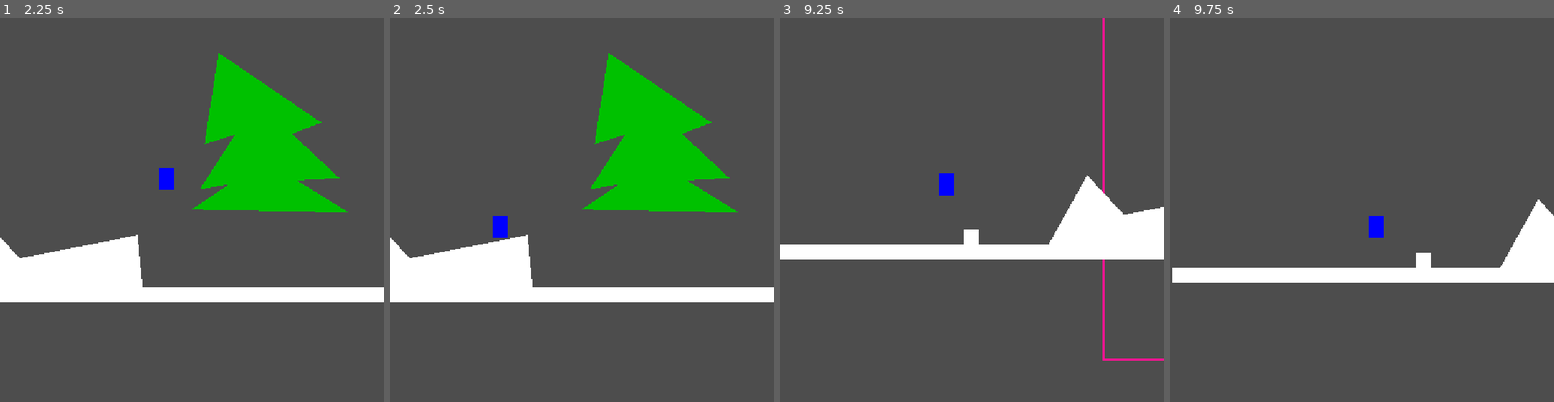
Above: before the commit, frames 1-4 (left to right).
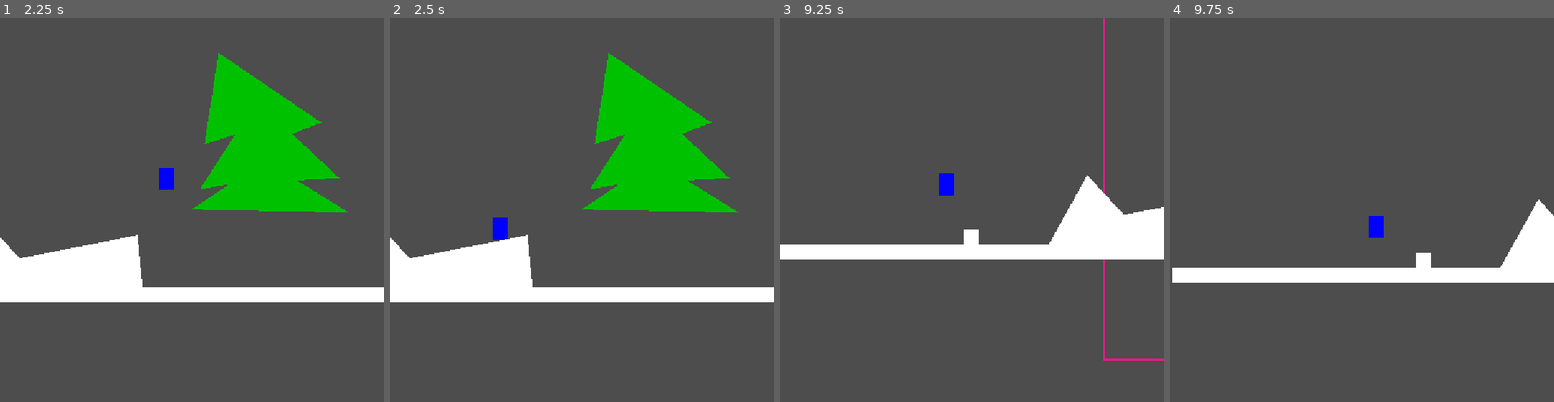
Above: after the commit, the same moments.

Repository: xorblo-doitus/OOB
Game: Godot game, scene res://src/gameplay/world/world.tscn
Two runs of this game, one before a commit and one after it. Both use one fixed random seed, a clock stepped at 60 frames per second and the inputs below.
Inputs:
- Up to frame 1 (2.25 s): hold D (right) 0.53-2.03 s; tap Space (jump) at 0.77, 1.52 s; tap Enter at 2 s; hold Left (left) from 2.03 s (still down)
- Up to frame 2 (2.5 s): keep holding Left (left)
- Up to frame 3 (9.25 s): tap Space (jump) at 3.02, 3.77, 4.52, 6.02, 6.77, 7.52, 9.02 s; release Left (left) at 4.28 s; hold D (right) 4.28-8.03 s; hold Left (left) from 8.03 s (still down)
- Up to frame 4 (9.75 s): release Left (left) at 9.53 s; hold D (right) from 9.53 s (still down)

Frame 1 is identical in both runs. In frame 2, less than 0.1% of the frame differs, in the area x 26-31%, y 51-58%; in frame 3, 0.1%, in the area x 70-100%, y 0-90%; in frame 4, less than 0.1%.

Commit message:
Changed floor snappping to prevent hovering when going down a steep slope

Diff:
--- a/src/gameplay/entities/player.tscn
+++ b/src/gameplay/entities/player.tscn
@@ -5,6 +5,7 @@
 [sub_resource type="CapsuleShape2D" id="CapsuleShape2D_vhmwp"]
 
 [node name="Player" type="CharacterBody2D"]
+floor_snap_length = 32.0
 script = ExtResource("1_n2ox0")
 
 [node name="ColorRect" type="ColorRect" parent="."]
